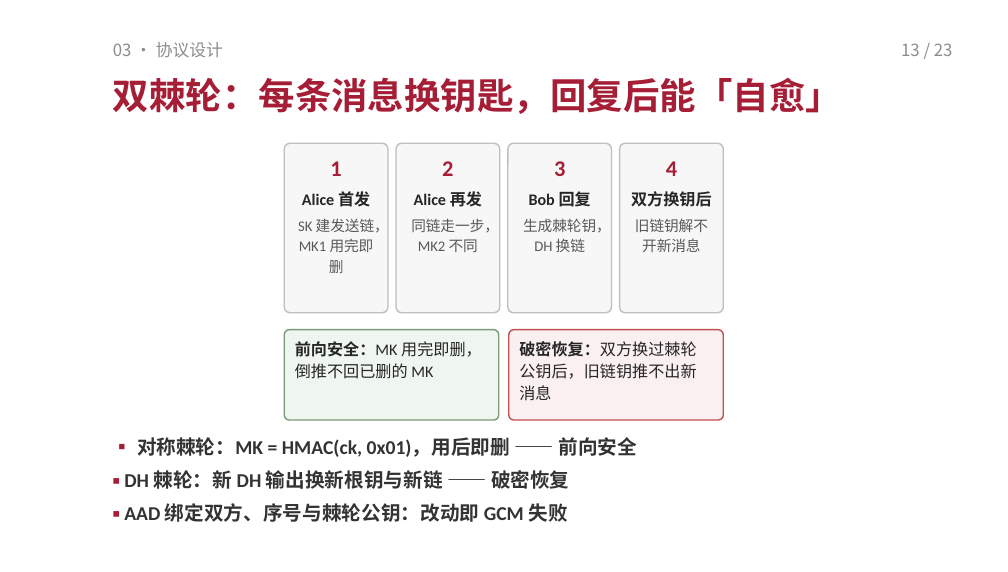
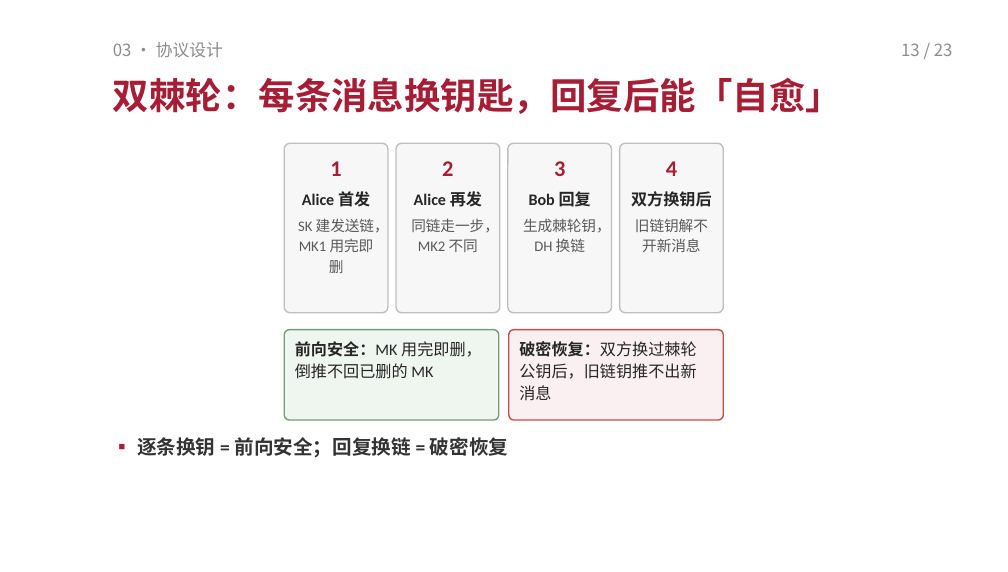
Before and after one commit to TomHaoZi/ECNUchat, a slide deck: slide 13 of 中期汇报/ECNUchat-中期汇报.pptx. Drawn at 1008x572 pixels with LibreOffice and Linux fonts; fonts in the diff are those of the drawing. Boxes give left, top, right and bottom in pixels: in the first picture for what was removed or moved away, otherwise in the second. Text is boxed around its words. In the diff, an @@ line names an element or a change of style, - is before the commit and + after.

```diff
--- a/中期汇报/ECNUchat-中期汇报.pptx
+++ b/中期汇报/ECNUchat-中期汇报.pptx
@@ text at [137, 437, 508, 458]: text changed @@
-▪ 对称棘轮：MK = HMAC(ck, 0x01)，用后即删 —— 前向安全
-▪ DH 棘轮：新 DH 输出换新根钥与新链 —— 破密恢复
-▪ AAD 绑定双方、序号与棘轮公钥：改动即 GCM 失败
+▪ 逐条换钥 = 前向安全；回复换链 = 破密恢复
```
Also in this commit, not shown: 12 other slides changed, 2 other files.
